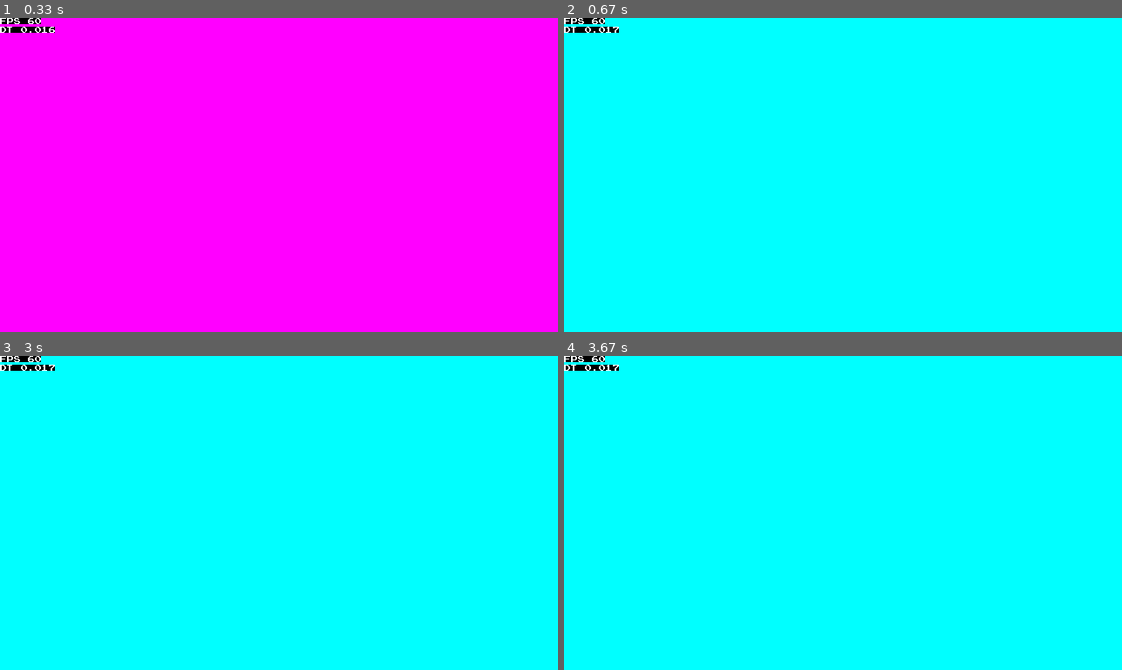
Above: before the commit, frames 1-4 (two rows, left to right).
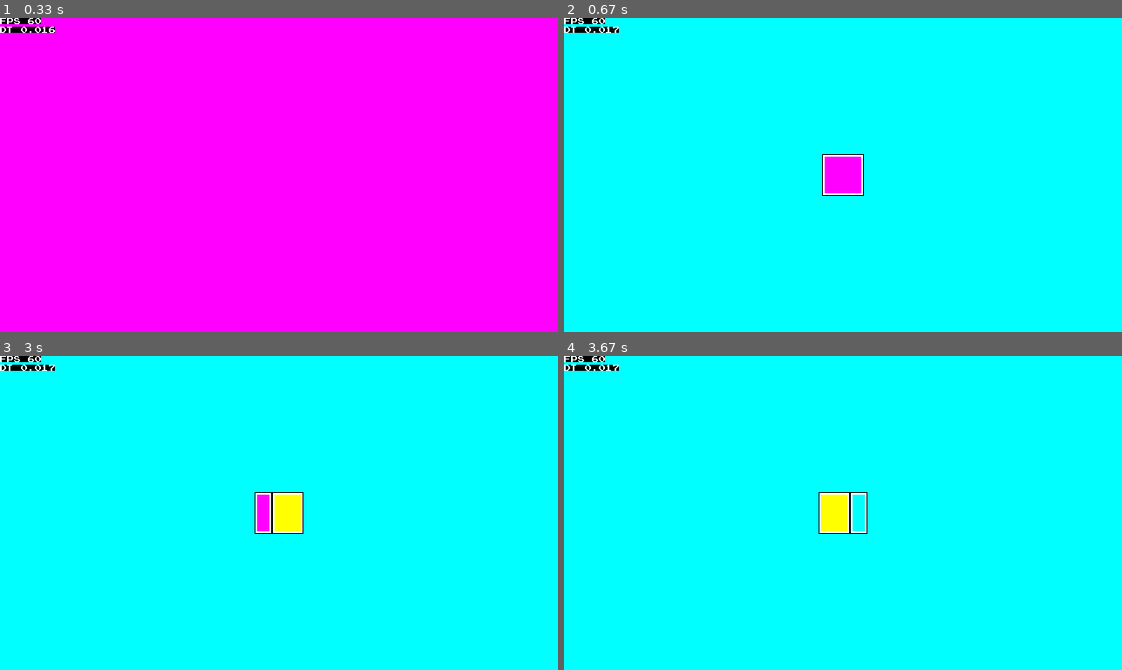
Above: after the commit, the same moments.

Repository: SebZanardo/The-Ultimate-Pygame-Structure
Game: pygame game, started from main.py
Two runs of this game, one before a commit and one after it. Both use one fixed random seed, a clock stepped at 60 frames per second and the inputs below.
Inputs (mouse positions are in pixels of both pictures, inside the frame that each line leads up to):
- Up to frame 1 (0.33 s): no input
- Up to frame 2 (0.67 s): tap Space at 0.33 s
- Up to frame 3 (3 s): tap Enter at 0.67, 1, 1.67 s; tap Space at 1.33, 2 s; click (106, 585) at 2.88 s
- Up to frame 4 (3.67 s): no input

Frame 1 is identical in both runs. In frame 2, 1.0% of the frame differs, in the area x 46-54%, y 43-57%; in frame 3, 1.2%, in the area x 45-55%, y 43-57%; in frame 4, 0.9%.

Commit message:
Impossible spinning cube?! Fixed bad decisions

Diff:
--- a/baseclasses/scenemanager.py
+++ b/baseclasses/scenemanager.py
@@ -16,7 +16,7 @@
     ) -> None: ...
 
     @abstractmethod
-    def update(self, dt: float = 0.0) -> None: ...
+    def update(self, dt: float) -> None: ...
 
     @abstractmethod
     def render(self, surface: pygame.Surface) -> None: ...
@@ -39,7 +39,7 @@
             return
         self.scene.handle_input(*input_buffer)
 
-    def update(self, dt: float = 0.0) -> None:
+    def update(self, dt: float) -> None:
         if self.switched:
             return
         self.scene.update(dt)
--- a/components/ui.py
+++ /dev/null
@@ -1,8 +0,0 @@
-import pygame.freetype
-
-pygame.freetype.init()
-
-font = pygame.freetype.Font("assets/joystix monospace.otf", 10)
-font.antialiased = False
-font.fgcolor = (255, 255, 255)
-font.bgcolor = (0, 0, 0)
--- a/config/core.py
+++ b/config/core.py
@@ -7,12 +7,12 @@
 from config.settings import WINDOW_SETUP, FPS, CAPTION, action_mappings
 from config.input import InputState, MouseButton, Action
 from scenes.mainmenu import MainMenu
-from components.ui import font
 
 
 @singleton
 class Core:
     pygame.init()
+
     window = pygame.display.set_mode(**WINDOW_SETUP)
     clock = pygame.time.Clock()
     icon = pygame.image.load("assets/icon.png")
@@ -27,11 +27,15 @@
 
     def __init__(self) -> None:
         self.scene_manager = SceneManager(MainMenu)
+        self.debug_font = pygame.freetype.Font("assets/joystix.otf", 10)
+        self.debug_font.antialiased = False
+        self.debug_font.fgcolor = (255, 255, 255)
+        self.debug_font.bgcolor = (0, 0, 0)
 
     def run(self) -> None:
         while True:
             elapsed_time = self.clock.tick(FPS)
-            dt = self.calculate_delta_time(elapsed_time)
+            dt = elapsed_time / 1000.0  # Convert to seconds
 
             self.scene_manager.switched = False
 
@@ -43,13 +47,12 @@
             self.scene_manager.render(self.window)
 
             # For easy performance testing
-            font.render_to(self.window, (0, 0), f"FPS {self.clock.get_fps():.0f}")
-            font.render_to(self.window, (0, 10), f"DT {dt}")
+            self.debug_font.render_to(
+                self.window, (0, 0), f"FPS {self.clock.get_fps():.0f}"
+            )
+            self.debug_font.render_to(self.window, (0, 10), f"DT {dt}")
 
             pygame.display.flip()
-
-    def calculate_delta_time(self, elapsed_time: int) -> float:
-        return elapsed_time / 1000.0  # Convert to seconds
 
     def get_input(self) -> InputBuffer:
         keys_pressed = pygame.key.get_just_pressed()
--- a/scenes/game.py
+++ b/scenes/game.py
@@ -4,11 +4,17 @@
 from config.input import InputState, MouseButton, Action
 from baseclasses.scenemanager import Scene, SceneManager
 import scenes.mainmenu
+from utilities.spriteloading import slice_sheet
+from components.animationplayer import AnimationPlayer
 
 
 class Game(Scene):
     def __init__(self, scene_manager: SceneManager) -> None:
         super().__init__(scene_manager)
+
+        # To test animation system, and because it looks cool :))
+        debug_spin_frames = slice_sheet("assets/impossible_spin.png", 64, 64)
+        self.debug_animation = AnimationPlayer("spin", debug_spin_frames, 0.05)
 
     def handle_input(
         self, action_buffer: ActionBuffer, mouse_buffer: MouseBuffer
@@ -19,8 +25,9 @@
         ):
             self.scene_manager.switch_scene(scenes.mainmenu.MainMenu)
 
-    def update(self, dt: float = 0.0) -> None:
-        pass
+    def update(self, dt: float) -> None:
+        self.debug_animation.update(dt)
 
     def render(self, surface: pygame.Surface) -> None:
         surface.fill((0, 255, 255))
+        surface.blit(self.debug_animation.get_frame(), (288, 148))
--- a/scenes/mainmenu.py
+++ b/scenes/mainmenu.py
@@ -19,7 +19,7 @@
         ):
             self.scene_manager.switch_scene(scenes.game.Game)
 
-    def update(self, dt: float = 0.0) -> None:
+    def update(self, dt: float) -> None:
         pass
 
     def render(self, surface: pygame.Surface) -> None:
Binary file added: assets/impossible_spin.png
Renamed: assets/joystix monospace.otf -> assets/joystix.otf
